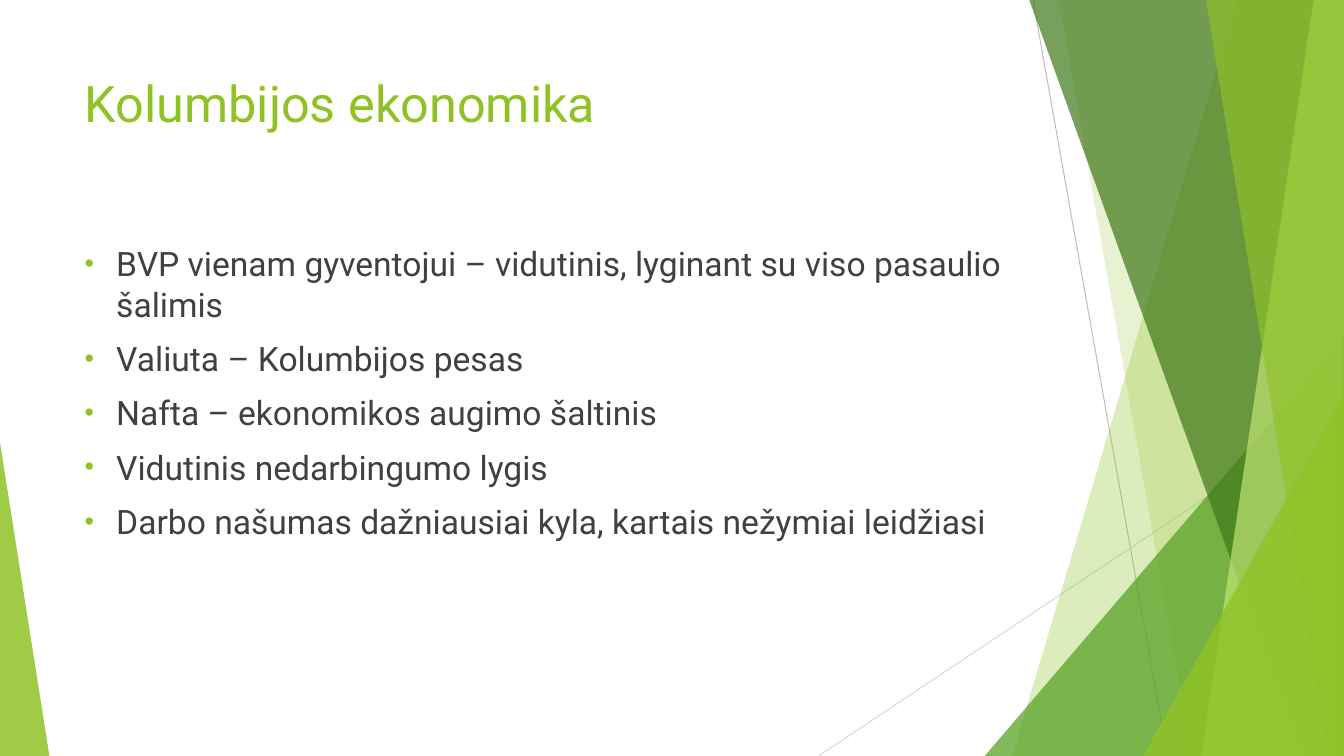
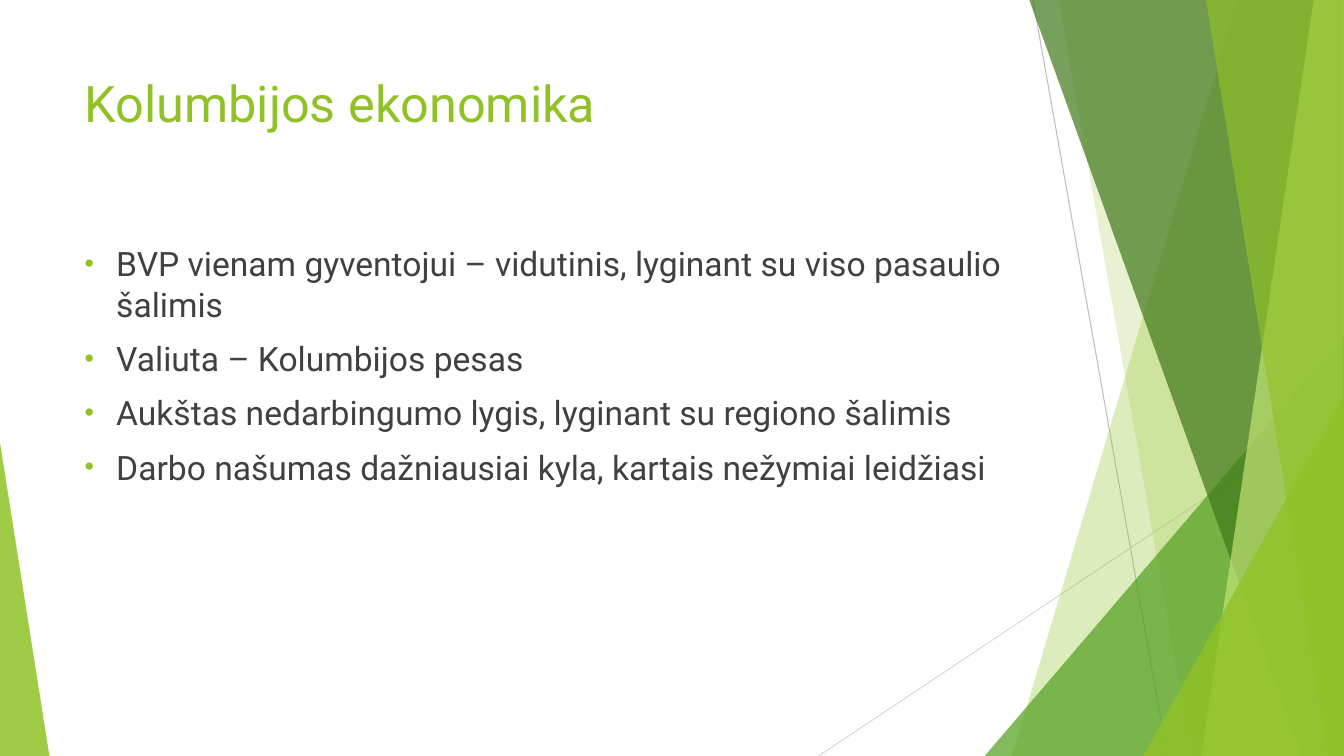
Before and after one commit to ZilvinasAbr/SocialinesRaidosProjektas, a slide deck: slide 5 of Pristatymas.pptx. Drawn at 1344x756 pixels with LibreOffice and Linux fonts; fonts in the diff are those of the drawing. Boxes give left, top, right and bottom in pixels: in the first picture for what was removed or moved away, otherwise in the second. Text is boxed around its words. In the diff, an @@ line names an element or a change of style, - is before the commit and + after.

Commit message:
Idetas nedarbingumo lygis.

```diff
--- a/Pristatymas.pptx
+++ b/Pristatymas.pptx
@@ text at <box>116,400,952,432</box>: text changed @@
-• Nafta – ekonomikos augimo šaltinis
-• Vidutinis nedarbingumo lygis
+• Aukštas nedarbingumo lygis, lyginant su regiono šalimis
```
Also in this commit, not shown: 1 other slide changed, 1 slide added, 1 other file.
